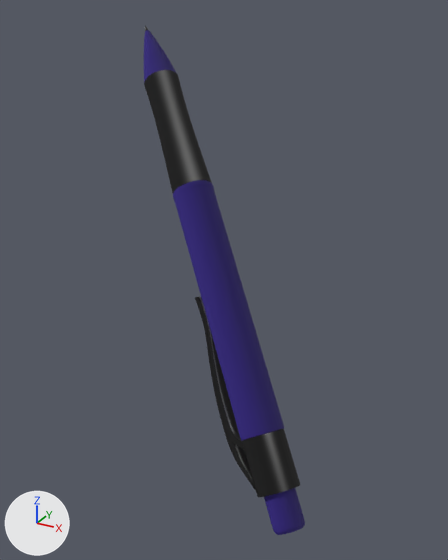
The glTF model pen.gltf as it was, and as the next commit left it.
Rendered twice from a camera (50 mm lens) standing at (5.59, -9.34, 4.24) and looking at (0.55, -0.17, -0.35). The lights are fixed; the arrows at lower left show +X, +Y and +Z. Where no turn or scale is listed for an object, it has been applied to the vertices.

The first picture shows '10302_Pen_v2_L3'.
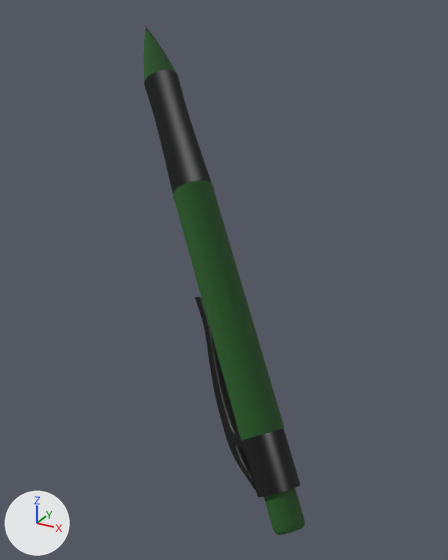
Commit message: change image color

Where the change shows, as pixel boxes (x1, y1, x2, y2) in the pictures (448 x 560 px):
'10302_Pen_v2_L3', recoloured (blue to green)
    both: (144, 27, 305, 535)

What the commit changed:
Material '10302_Pen_Diffuse_Glass' (mat_10302_pen_diffuse_glass) changes colour from dark blue #2d1b7a to dark green #20551f; in linear values from (0.026, 0.0112, 0.196) to (0.0144, 0.0908, 0.0135).
